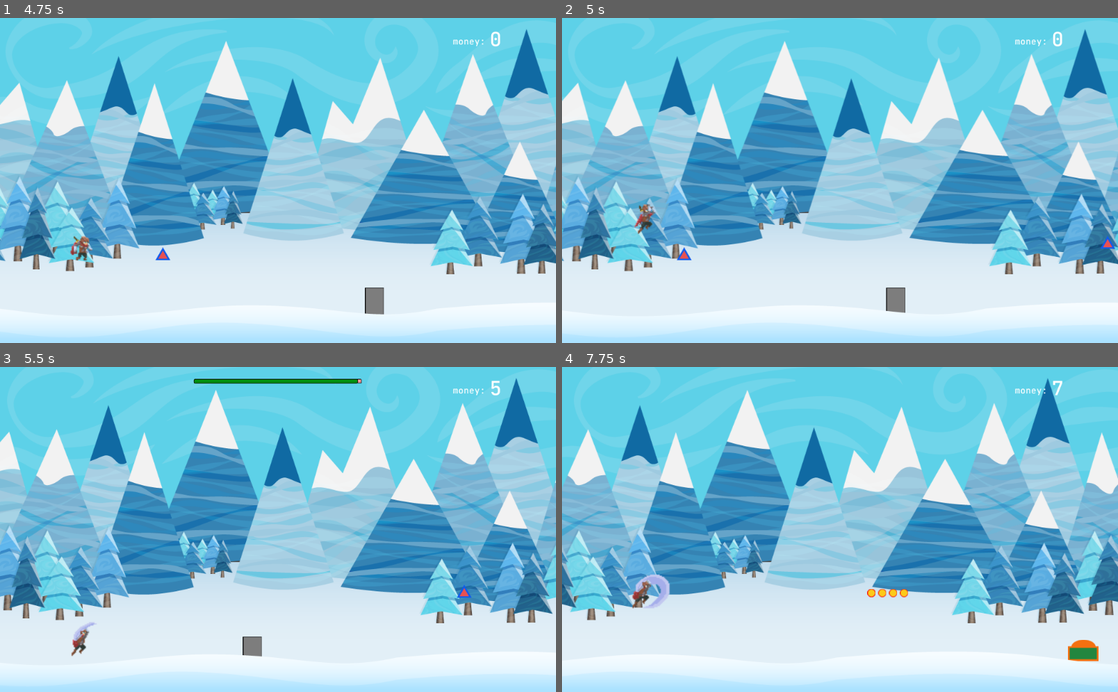
Above: before the commit, frames 1-4 (two rows, left to right).
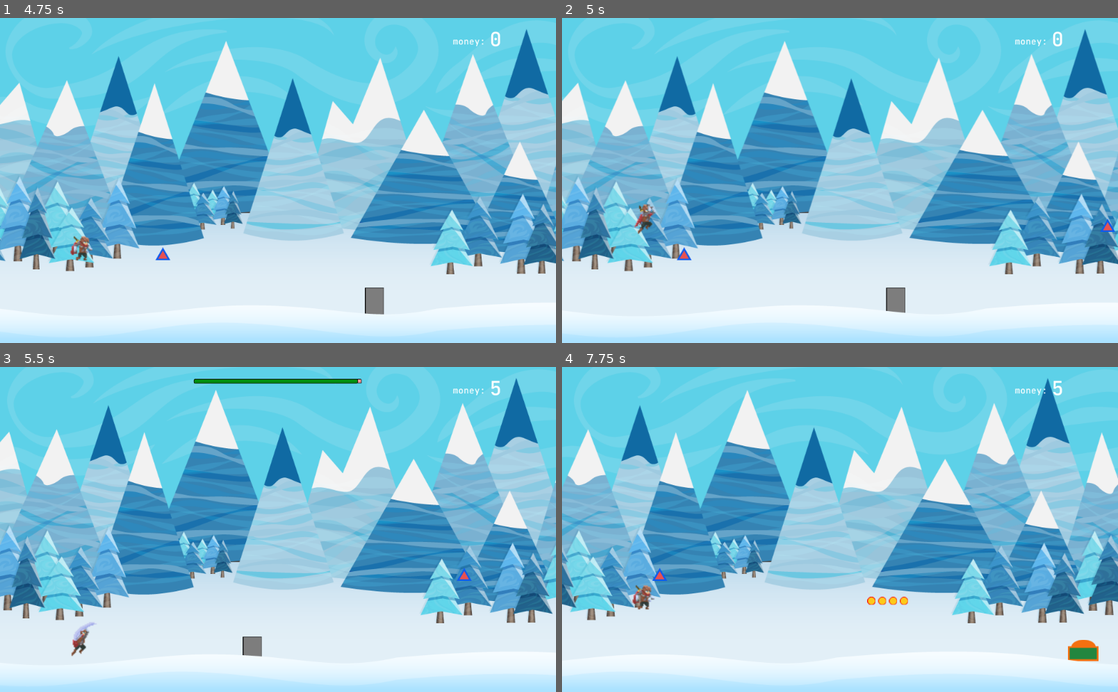
Above: after the commit, the same moments.

Repository: 1shevelov/Monster-Farm-prototype
Game: Godot game, scene res://Game.tscn
The game is run twice, just before and just after one commit, with the same random seed, the same clock (stepped at 60 frames per second) and the same inputs. Sound files missing from this copy of the repository are replaced by a short silence.
Inputs:
- Up to frame 1 (4.75 s): tap Space (jump) at 0.77, 1.52, 3.02, 3.77, 4.52 s
- Up to frame 2 (5 s): no input
- Up to frame 3 (5.5 s): no input
- Up to frame 4 (7.75 s): tap Space (jump) at 6.02, 6.77, 7.52 s

Frame 1 is identical in both runs. In frame 2, 0.1% of the frame differs, in the area x 96-100%, y 61-71%; in frame 3, 0.1%; in frame 4, 0.8%, in the area x 12-90%, y 4-75%.

Commit message:
Made Spawner to spawn a series of One-hit-mobs

Diff:
--- a/objects/Obstacle.gd
+++ b/objects/Obstacle.gd
@@ -61,16 +61,16 @@
 func connect_to_avatar() -> void:
 	var err = connect("avatar_attacked_hp_object", avatar_node, \
 	"on_attacked_hp_object", [], CONNECT_ONESHOT + CONNECT_DEFERRED)
-	if err != OK:
+	if err:
 		print_debug("Error connecting \"avatar_attacked_hp_object\": ", err)
 	err = connect("avatar_damaged", avatar_node, "on_damaged", [], CONNECT_DEFERRED)
-	if err != OK:
+	if err:
 		print_debug("Error connecting \"avatar_damaged\": ", err)
 	elif has_weapon:
 		$Weapon.attack_start()
 	err = connect("destroyed_hp_object", avatar_node, "on_object_destroyed", \
 	[], CONNECT_ONESHOT + CONNECT_DEFERRED)
-	if err != OK:
+	if err:
 		print_debug("Error connecting \"destroyed_hp_object\": ", err)
 
 
--- a/objects/OneHitMob.gd
+++ b/objects/OneHitMob.gd
@@ -46,14 +46,14 @@
 func connect_to_avatar(avatar_node: Node) -> void:
 	var err = connect("avatar_attacked_one_hit_mob", avatar_node, "on_attacked_one_hit_mob", [], \
 	CONNECT_ONESHOT + CONNECT_DEFERRED)
-	if err != OK:
+	if err:
 		print_debug("Error connecting \"avatar_attacked_one_hit_mob\": ", err)
 	err = connect("avatar_damaged", \
 	avatar_node, "on_damaged", [], CONNECT_ONESHOT + CONNECT_DEFERRED)
-	if err == OK and has_weapon:
+	if err:
+		print_debug("Error connecting \"avatar_damaged\": ", err)
+	elif has_weapon:
 		$Weapon.attack_stop()
-	else:
-		print_debug("Error connecting \"avatar_damaged\": ", err)
 
 
 func _on_Collision_body_entered(some_node: Node):
--- a/objects/Spawner.gd
+++ b/objects/Spawner.gd
@@ -62,8 +62,10 @@
 #	add_child_below_node(self, temp_scene) - was used in tutorial, why?
 	add_child(temp_scene)
 
-	if temp_scene.name == coin_scene and rand_range(0, 10) > 3:
-		spawn_several_coins(temp_scene, selected_scene_index)
+	if temp_scene.name == coin_scene and randi() % 10 > 2:
+		spawn_several_objects(temp_scene, selected_scene_index)
+	if temp_scene.name == onehitmob_scene and randi() % 10 > 3:
+		spawn_several_objects(temp_scene, selected_scene_index)
 
 
 func get_object(scene_name: String) -> Dictionary:
@@ -76,11 +78,13 @@
 	return {}
 
 
-func spawn_several_coins(first_coin_scene, scene_index: int) -> void:
-	var next_coin_scene
-	for i in rand_range(1, Globals.SPAWN_COINS_MAX + 1):
-		next_coin_scene = scenes[scene_index].instance()
-		next_coin_scene.translate(
-			Vector2(first_coin_scene.get_position().x + i * 20,
-			first_coin_scene.get_position().y))
-		add_child(next_coin_scene)
+func spawn_several_objects(first_object_scene, scene_index: int) -> void:
+	var next_object_scene
+	for i in randi() % Globals.SPAWN_COINS_MAX + 1:
+		next_object_scene = scenes[scene_index].instance()
+		var pos1 = next_object_scene.get_position()
+		next_object_scene.translate(
+			Vector2(first_object_scene.get_position().x + i * 20,
+			first_object_scene.get_position().y))
+		print("Pos: %s/%s" % [pos1, next_object_scene.get_position()])
+		add_child(next_object_scene)
